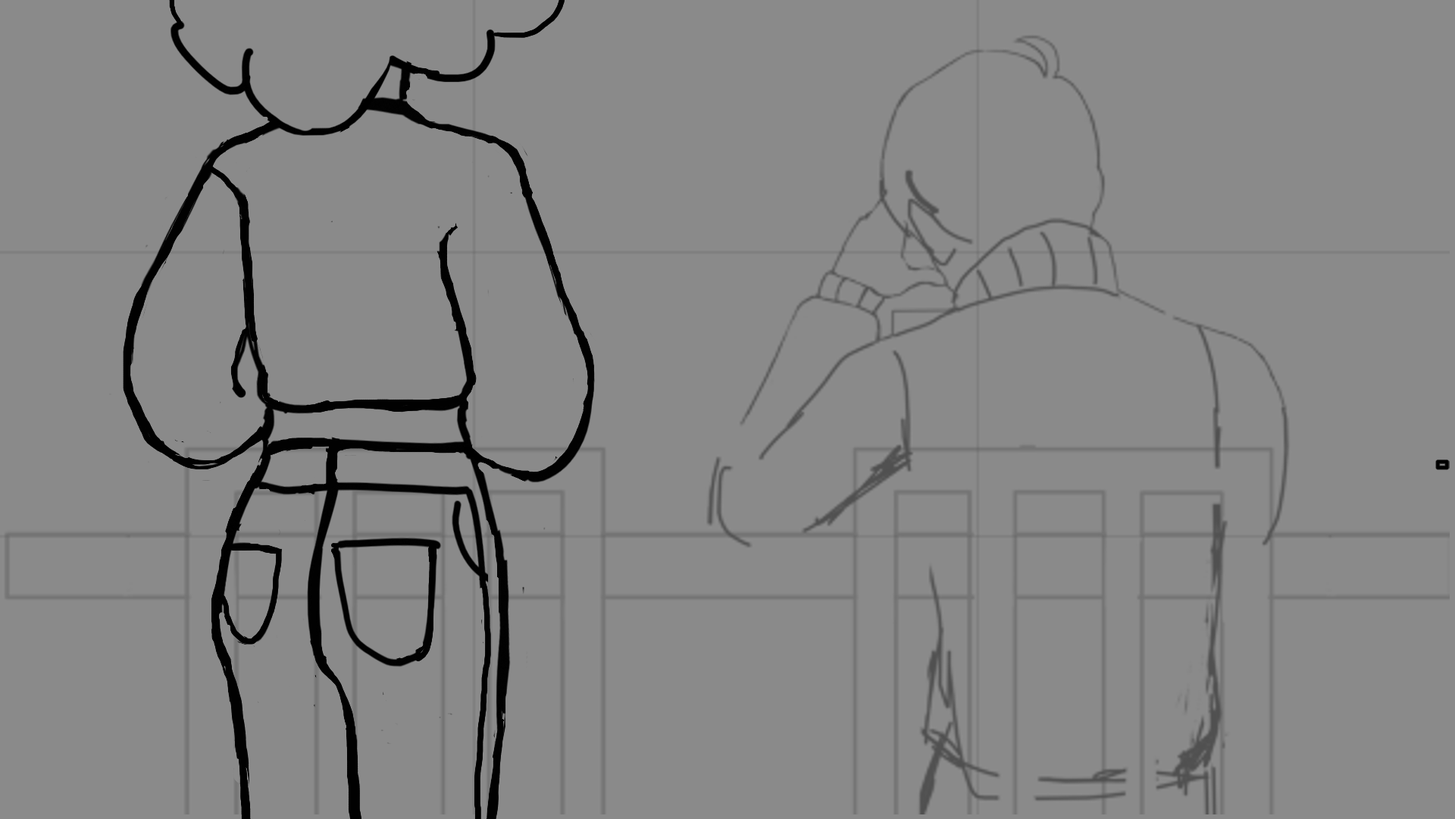
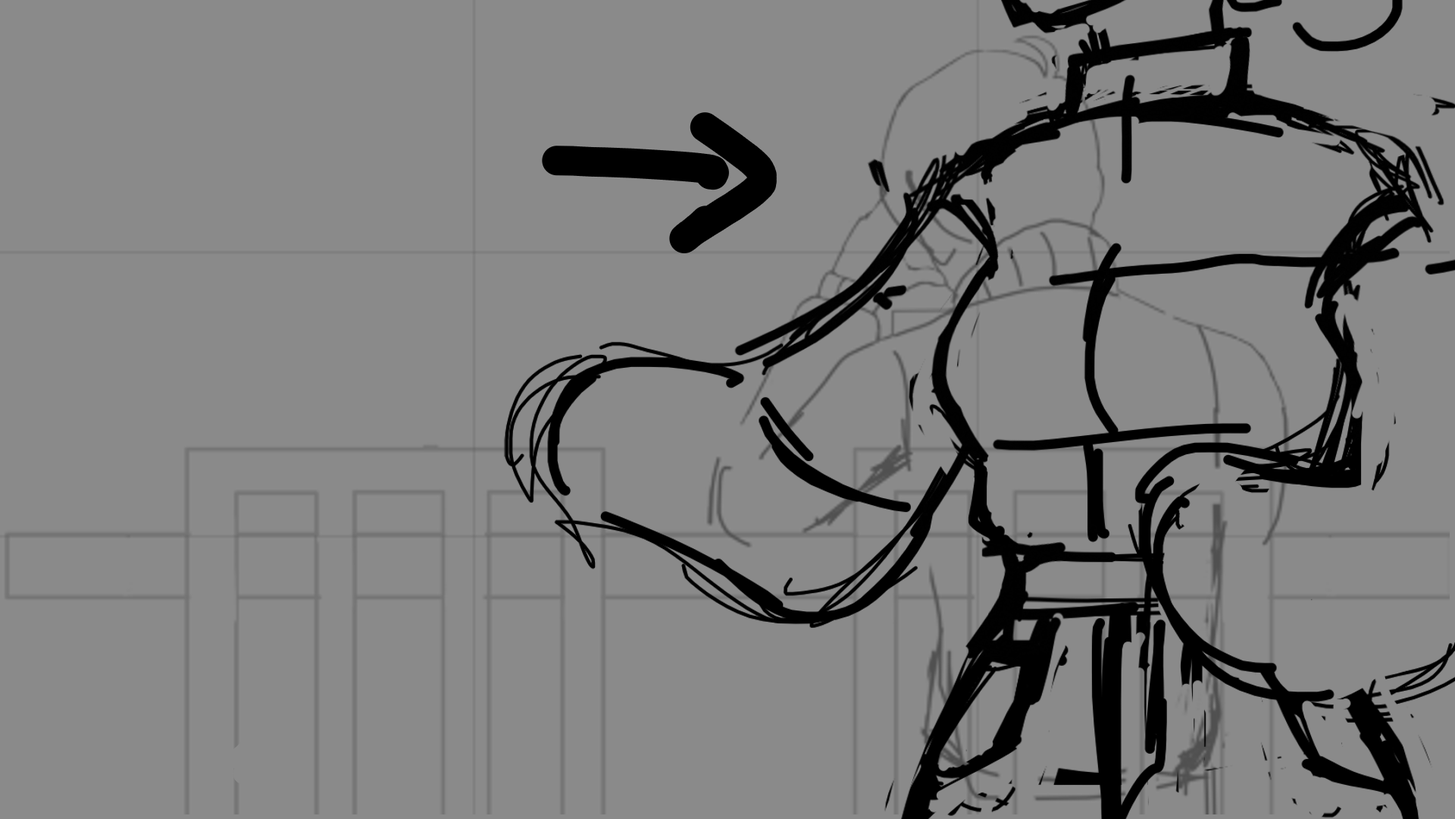
Two versions of the same layered image (1455 × 819). Layer-by-layer changes:
painted on "Layer 2(pasted)" over (109, 0, 1455, 819)
